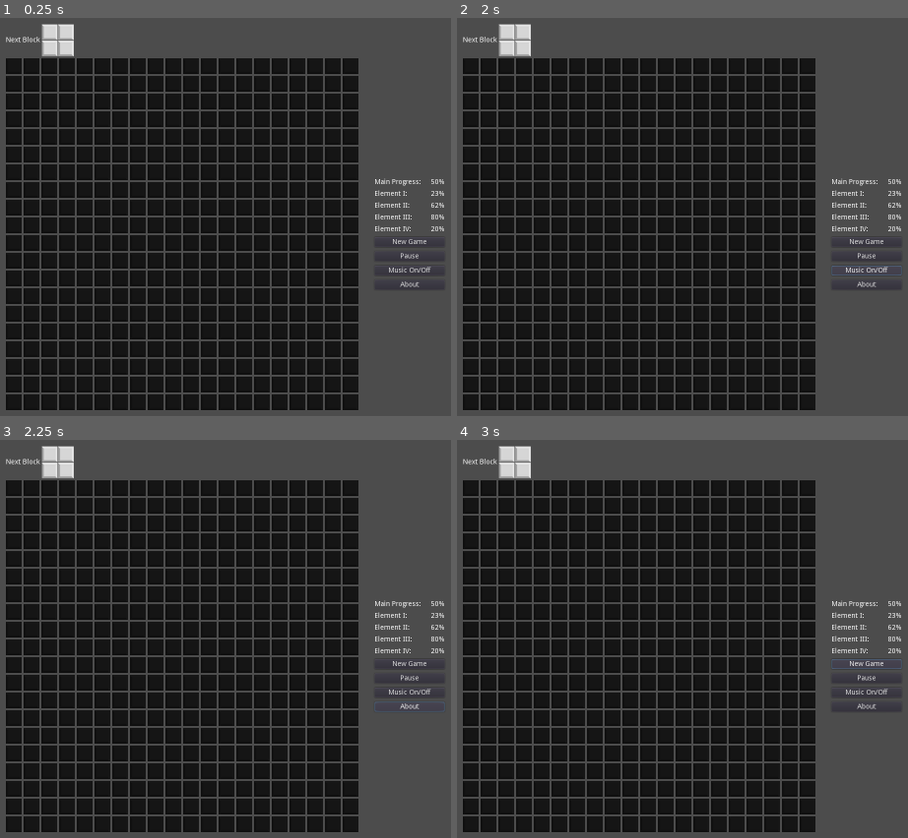
Above: before the commit, frames 1-4 (two rows, left to right).
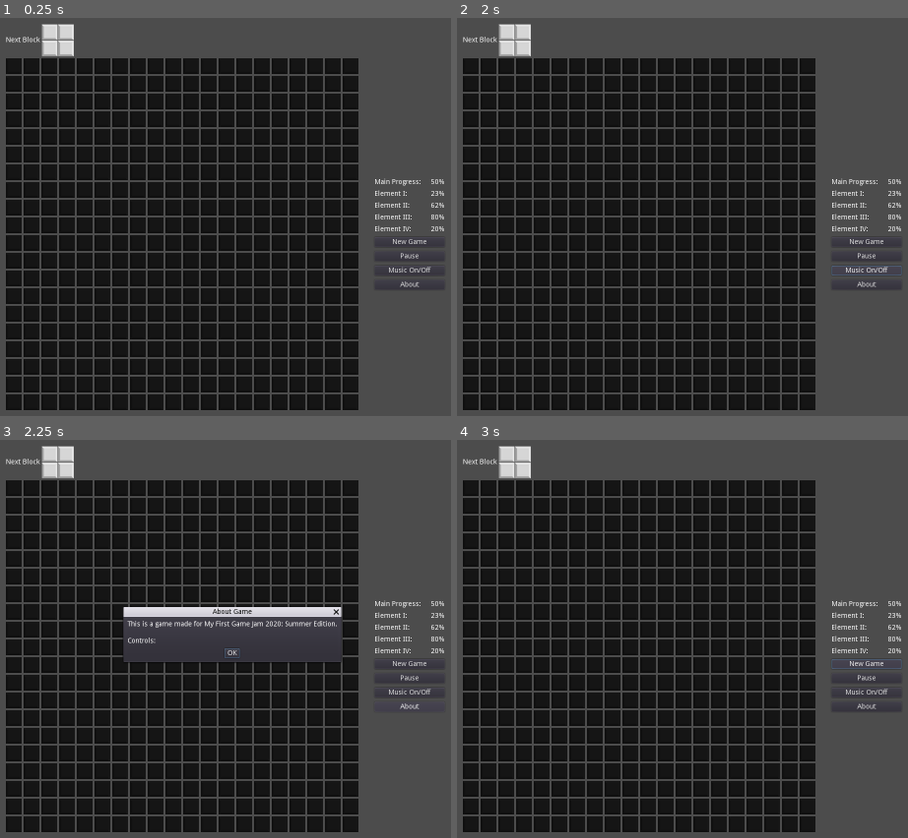
Above: after the commit, the same moments.

Repository: alexfrankcodes/alchemy-tetris
Game: Godot game, scene res://GUI.tscn
The game is run twice, just before and just after one commit, with the same random seed, the same clock (stepped at 60 frames per second) and the same inputs.
Inputs:
- Up to frame 1 (0.25 s): no input
- Up to frame 2 (2 s): click "Pause" at 0.5 s; click "Music On/Off" at 1.25 s
- Up to frame 3 (2.25 s): click "About" at 2 s
- Up to frame 4 (3 s): click "New Game" at 2.75 s

Frames 1-2 are identical in both runs. In frame 3, 5.9% of the frame differs, in the area x 27-99%, y 41-69%; in frame 4, nothing differs.

Commit message:
Added About popup

Diff:
--- a/GUI.gd
+++ b/GUI.gd
@@ -4,6 +4,8 @@
 
 var grid
 var next
+
+signal button_pressed(button_name)
 
 func _ready():
 	grid = find_node("Grid")
@@ -38,3 +40,24 @@
 		cell.modulate = color
 
 	pass
+
+
+# TODO: Handle button presses
+func _on_NewGame_button_down():
+	emit_signal("button_pressed", "New Game")
+	pass # Replace with function body.
+
+
+func _on_PauseToggle_button_down():
+	emit_signal("button_pressed", "Pause")
+	pass # Replace with function body.
+
+
+func _on_MusicToggle_button_down():
+	emit_signal("button_pressed", "Music")
+	pass # Replace with function body.
+
+func _on_About_button_down():
+	$AboutBox.popup_centered()
+	emit_signal("button_pressed", "About")
+	pass # Replace with function body.
--- a/GUI.tscn
+++ b/GUI.tscn
@@ -185,3 +185,17 @@
 margin_right = 142.0
 margin_bottom = 226.0
 text = "About"
+
+[node name="AboutBox" type="AcceptDialog" parent="."]
+margin_left = 758.0
+margin_top = 421.0
+margin_right = 841.0
+margin_bottom = 479.0
+window_title = "About Game"
+dialog_text = "This is a game made for My First Game Jam 2020: Summer Edition.
+
+Controls:"
+[connection signal="button_down" from="VBoxContainer/GameSpace/CenterContainer/VBoxContainer/NewGame" to="." method="_on_NewGame_button_down"]
+[connection signal="button_down" from="VBoxContainer/GameSpace/CenterContainer/VBoxContainer/PauseToggle" to="." method="_on_PauseToggle_button_down"]
+[connection signal="button_down" from="VBoxContainer/GameSpace/CenterContainer/VBoxContainer/MusicToggle" to="." method="_on_MusicToggle_button_down"]
+[connection signal="button_down" from="VBoxContainer/GameSpace/CenterContainer/VBoxContainer/About" to="." method="_on_About_button_down"]
--- a/project.godot
+++ b/project.godot
@@ -23,6 +23,7 @@
 
 window/size/width=1600
 window/size/height=900
+window/size/resizable=false
 
 [rendering]
 
